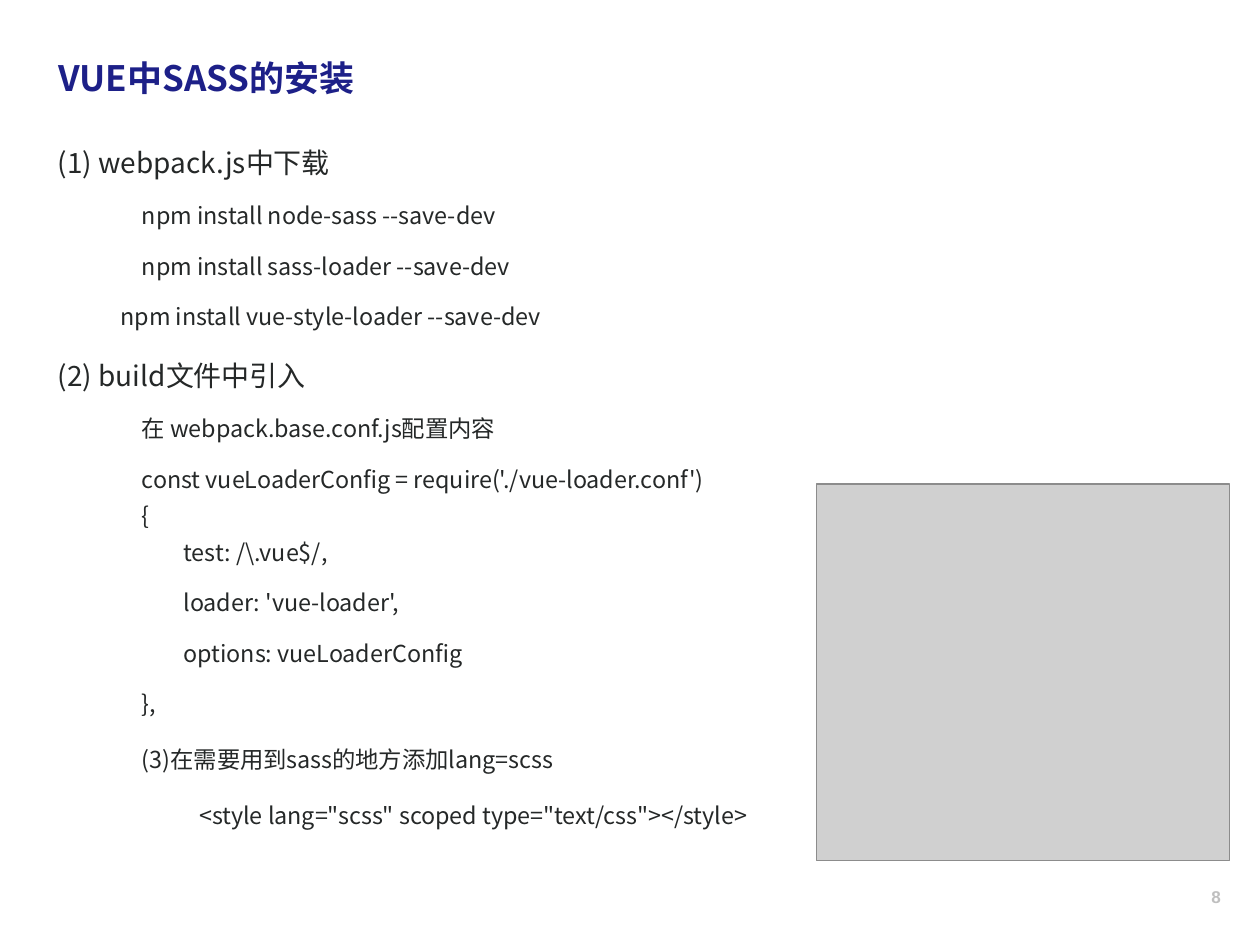
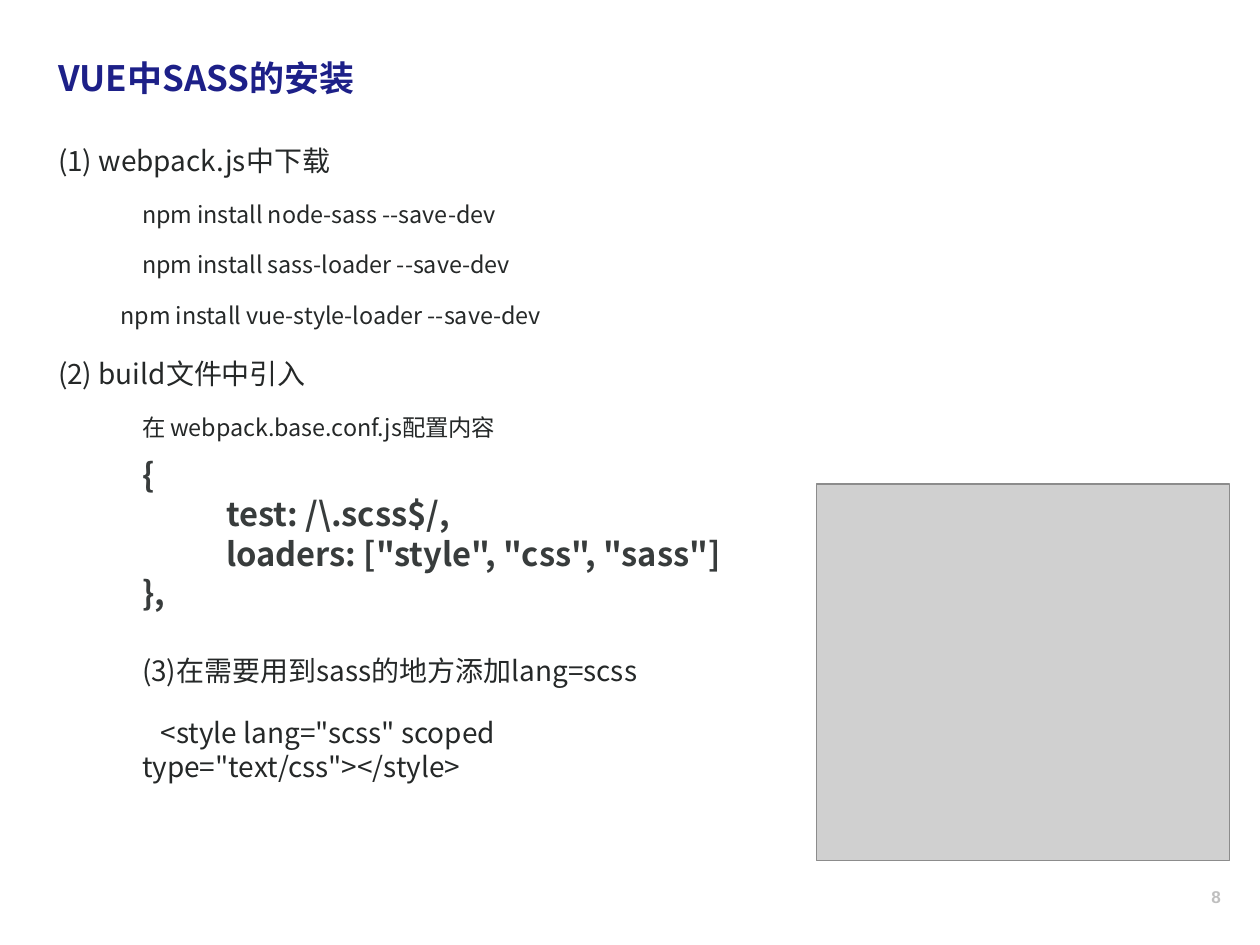
Before and after one commit to wuxinkai/wu-sass, a slide deck: slide 8 of sass.pptx. Drawn at 1260x945 pixels with LibreOffice and Linux fonts; fonts in the diff are those of the drawing; grey boxes stand for pictures; background and template pictures are left out. Boxes give left, top, right and bottom in pixels: in the first picture for what was removed or moved away, otherwise in the second. Text is boxed around its words. In the diff, an @@ line names an element or a change of style, - is before the commit and + after.

```diff
--- a/sass.pptx
+++ b/sass.pptx
@@ text at (142, 469, 704, 494): paragraph removed @@
-  const vueLoaderConfig = require('./vue-loader.conf')
@@ text at (226, 498, 721, 574): text changed; size 10 to 14 pt; text colour #262828 to #383C3C; bold on @@
-  test: /\.vue$/,
-  loader: 'vue-loader',
-  options: vueLoaderConfig
+    test: /\.scss$/,
+    loaders: ["style", "css", "sass"]
@@ text at (142, 657, 637, 784): size 10 to 14 pt, text colour #262828 to #383C3C, bold on in "{", "},"; size 10 to 12 pt in "(3)在需要用到sass的地方添加lang=scss", "<style lang="scss" scoped type="text/css"></style>"; line spacing 0.8 to 1; less space between paragraphs @@
```
Also in this commit, not shown: 11 other slides changed, 10 other files.
